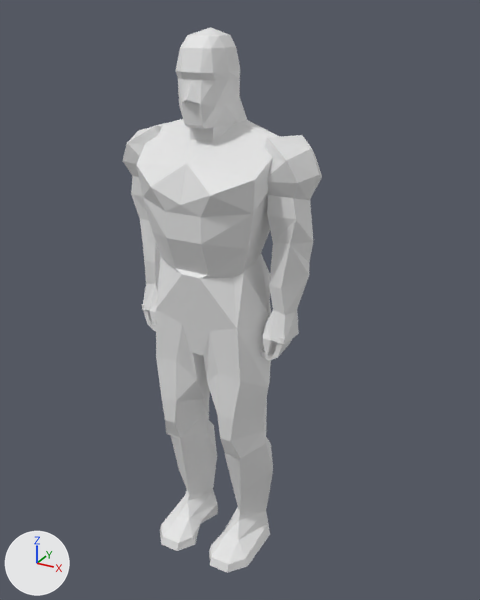
Two versions of the glTF model assets/glb/characters/austin/austin.glb, one commit apart.
One viewpoint serves both versions: a 50 mm camera at (26.4, -44.1, 46.4) aimed at (1.6, 1.0, 23.9). The lights are fixed; the arrows at lower left show +X, +Y and +Z. The picture after the commit comes second. Materials are left out; every surface is plain grey. Where no turn or scale is listed for an object, it has been applied to the vertices.

In view in the first picture: 'chestFront', 'face', 'leftFingers', 'leftFoot', 'leftForeArm', 'leftHand', 'leftLowerLeg', 'leftUpperArm', 'leftUpperLeg', 'pelvis', 'rightFingers', 'rightFoot', 'rightForeArm', 'rightHand', 'rightLowerLeg', 'rightUpperArm', 'rightUpperLeg', 'torsoFront' and 3 more.
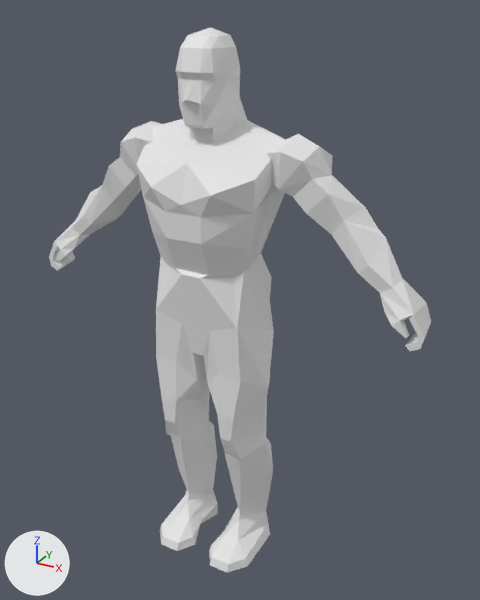
Where the newer file only moved an object's origin or applied its transform, the numbers keep the older frame.

What the commit changed:
Mesh me_mesh_arm_left is new.
It has 31 vertices, 54 faces and spans x -12.63..-3.76, y -2.05..3.07, z 7.21..15.72.
Mesh me_mesh_wrist_left is new.
It has 18 vertices, 24 faces and spans x -14.98..-9.73, y -1.28..2.05, z 5.04..10.29.
Mesh me_mesh_hand_left is new.
It has 19 vertices, 30 faces and spans x -16.61..-13.72, y -1.79..1.28, z 2.69..6.31.
Mesh me_mesh_wrist_right is new.
It has 18 vertices, 24 faces and spans x 10.03..15.28, y -1.28..2.05, z 5.11..10.36.
Mesh me_mesh_arm_right is new.
It has 31 vertices, 54 faces and spans x 4.05..12.92, y -2.05..3.07, z 7.28..15.79.
Mesh me_mesh_hand_right is new.
It has 19 vertices, 30 faces and spans x 14.01..16.91, y -1.79..1.28, z 2.75..6.37.
Mesh me_mesh_fingers_left is new.
It has 16 vertices, 28 faces and spans x -16.98..-15.71, y -1.54..1.32, z 2.74..5.63.
Mesh me_mesh_fingers_right is new.
It has 16 vertices, 28 faces and spans x 16.0..17.27, y -1.54..1.27, z 2.03..4.93.
Object 'leftFingers' (ob_leftfingers) is deleted.
Object 'leftForeArm' (ob_leftforearm) is deleted.
Object 'leftHand' (ob_lefthand) is deleted.
Object 'leftUpperArm' (ob_leftupperarm) is deleted.
Object 'rightFingers' (ob_rightfingers) is deleted.
Object 'rightForeArm' (ob_rightforearm) is deleted.
Object 'rightHand' (ob_righthand) is deleted.
Object 'rightUpperArm' (ob_rightupperarm) is deleted.
Object 'arm_left' (ob_arm_left) is new; it shows me_mesh_arm_left.
Its location is (0.0, 0.0, 22.4).
Object 'wrist_left' (ob_wrist_left) is new; it shows me_mesh_wrist_left.
Its location is (0.0, 0.0, 22.4).
Object 'hand_left' (ob_hand_left) is new; it shows me_mesh_hand_left.
Its location is (0.0, 0.0, 22.4).
Object 'wrist_right' (ob_wrist_right) is new; it shows me_mesh_wrist_right.
Its location is (0.0, 0.0, 22.4).
Object 'arm_right' (ob_arm_right) is new; it shows me_mesh_arm_right.
Its location is (0.0, 0.0, 22.4).
Object 'hand_right' (ob_hand_right) is new; it shows me_mesh_hand_right.
Its location is (0.0, 0.0, 22.4).
Object 'fingers_left' (ob_fingers_left) is new; it shows me_mesh_fingers_left.
Its location is (-0.35, 0.0, 21.27).
Object 'fingers_right' (ob_fingers_right) is new; it shows me_mesh_fingers_right.
Its location is (0.35, 0.0, 22.05).

Where the change shows, as pixel boxes (x1, y1, x2, y2) in the pictures (480 x 600 px):
'arm_right', added: after (266, 134, 378, 235)
'rightUpperArm', deleted: before (264, 135, 322, 263)
'wrist_right', added: after (332, 220, 402, 293)
'arm_left', added: after (102, 121, 161, 214)
'rightForeArm', deleted: before (269, 243, 309, 315)
'hand_right', added: after (380, 278, 426, 338)
'wrist_left', added: after (72, 186, 122, 235)
'leftUpperArm', deleted: before (123, 123, 165, 221)
'rightHand', deleted: before (262, 310, 299, 354)
'leftForeArm', deleted: before (140, 219, 161, 284)
'fingers_right', added: after (405, 303, 431, 351)
'hand_left', added: after (54, 223, 89, 262)
'leftHand', deleted: before (142, 283, 158, 325)
'fingers_left', added: after (49, 242, 75, 271)
'rightFingers', deleted: before (261, 338, 293, 361)
'leftFingers', deleted: before (141, 304, 156, 331)
